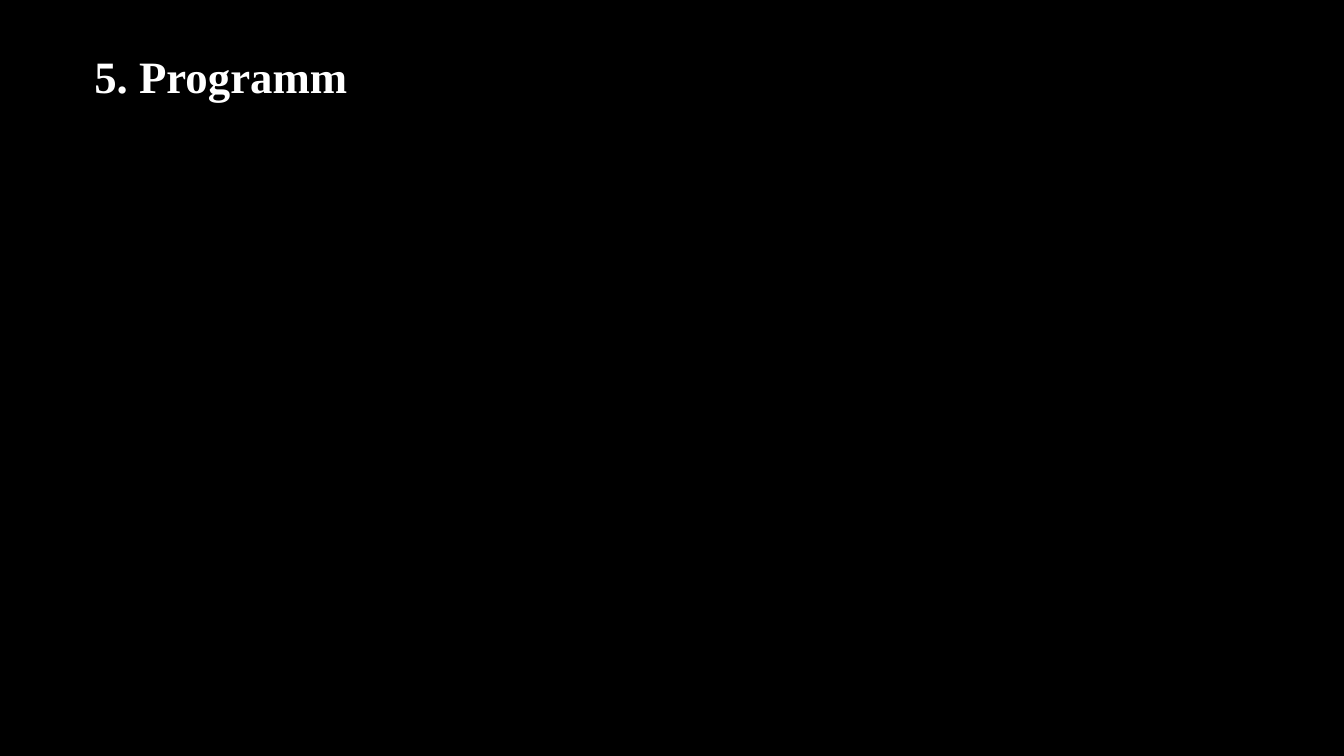
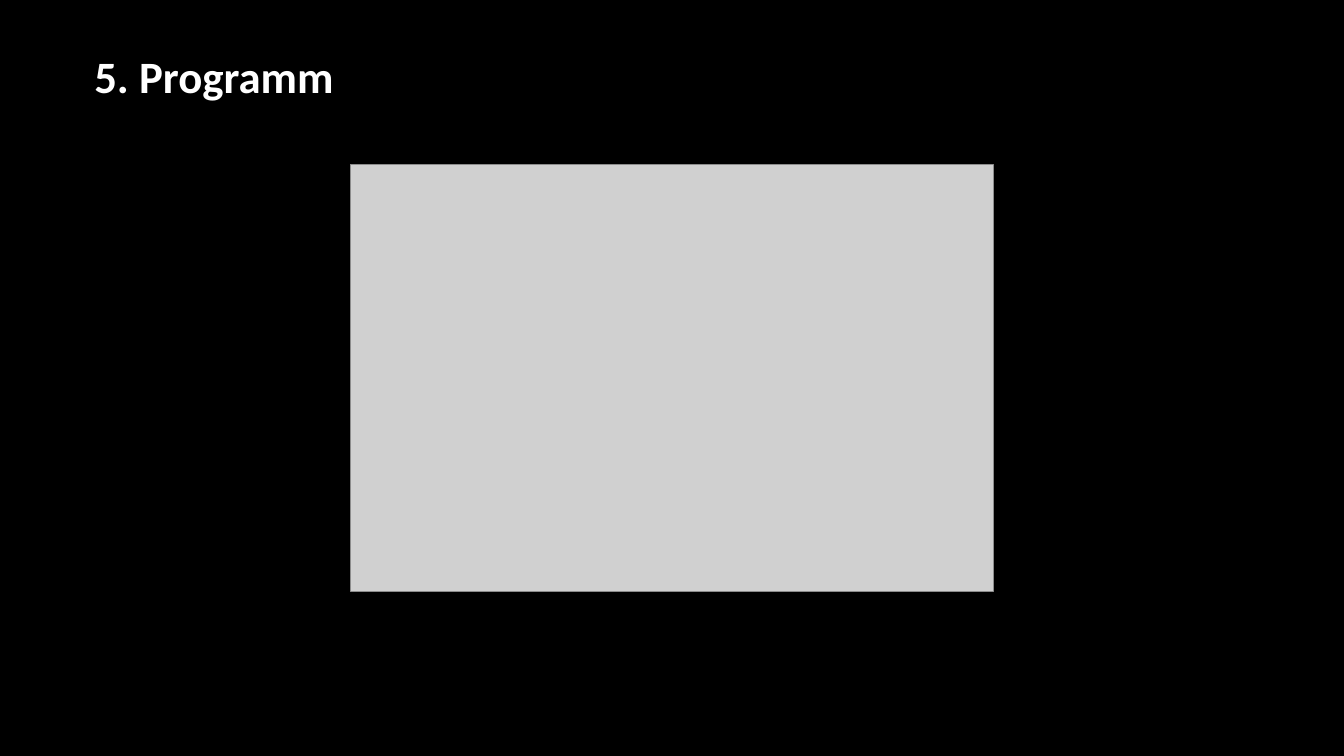
Before and after one commit to cl0q/Q12, a slide deck: slide 11 of p-sem/Prasentation_P-Seminar.pptx. Drawn at 1344x756 pixels with LibreOffice and Linux fonts; fonts in the diff are those of the drawing; grey boxes stand for pictures; background and template pictures are left out. Boxes give left, top, right and bottom in pixels: in the first picture for what was removed or moved away, otherwise in the second. Text is boxed around its words. In the diff, an @@ line names an element or a change of style, - is before the commit and + after.

```diff
--- a/p-sem/Prasentation_P-Seminar.pptx
+++ b/p-sem/Prasentation_P-Seminar.pptx
@@ text "5. Programm" at (94, 64, 333, 101): font Times New Roman to Calibri @@
@@ picture added at (351, 164, 993, 593) @@
```
Also in this commit, not shown: 6 other slides changed, 3 slides added.
